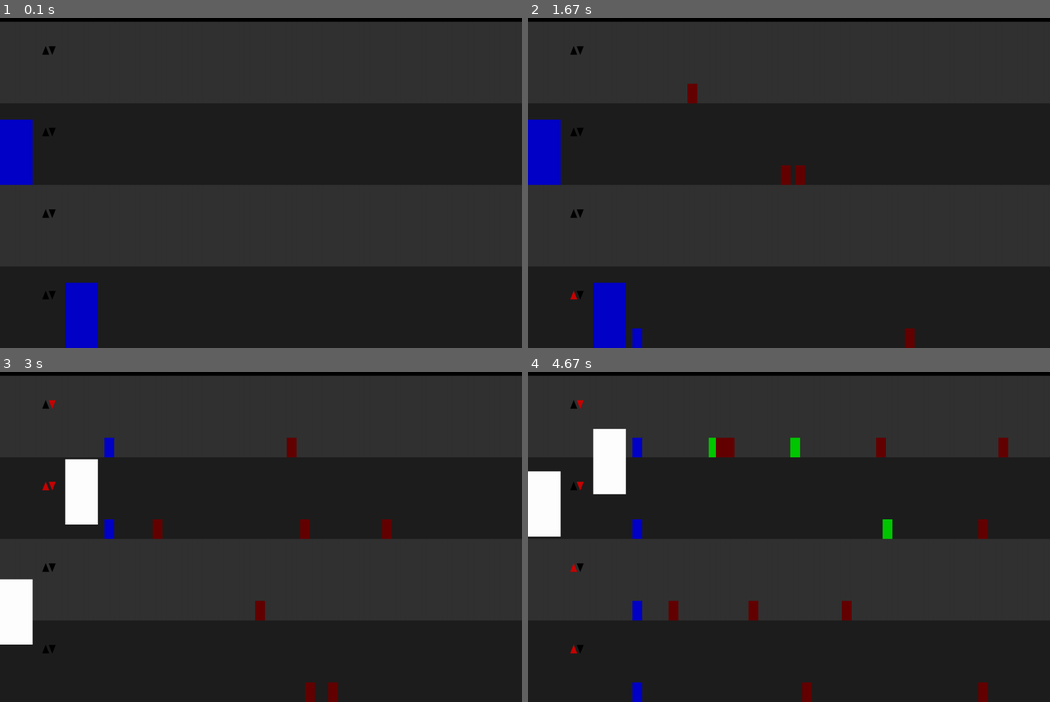
Above: before the commit, frames 1-4 (two rows, left to right).
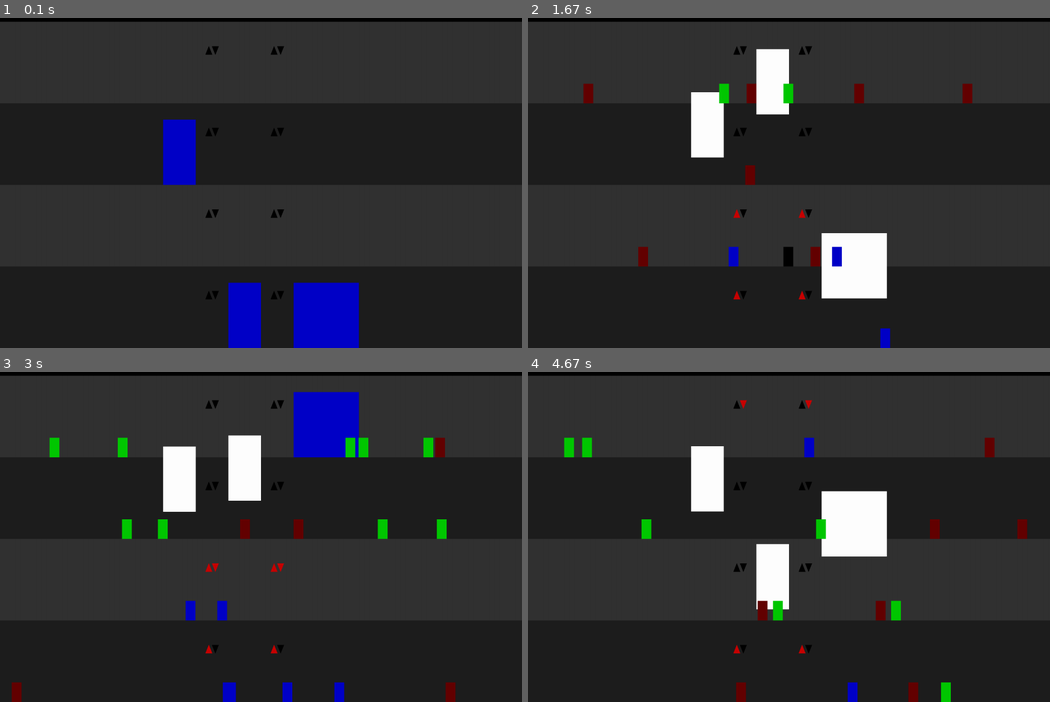
Above: after the commit, the same moments.

Repository: niklasdhein/EiP-Praktium-Aufzugssimulation
Game: pygame game, started from simulation.py
Same seed, same stepped clock (60 frames per second), same inputs: the game is played once before the commit and once after it.
Inputs:
- Up to frame 1 (0.1 s): no input
- Up to frame 2 (1.67 s): no input
- Up to frame 3 (3 s): no input
- Up to frame 4 (4.67 s): no input

The runs differ from the first frame. In frame 1, 7.9% of the frame differs, in the area x 0-69%, y 8-100%; in frame 2, 9.7%; in frame 3, 11%; in frame 4, 11%, in the area x 0-96%, y 8-100%.

Commit message:
aufzüge zentriert und passagiermovement realistischer

Diff:
--- a/elevator.py
+++ b/elevator.py
@@ -19,6 +19,8 @@
         self.queue = []             # tracks the target levels
         self.target_level = None    # tracks the level travelling to
         self.target_y = None        # target y coordinate
+
+        self.waittime = 8           # seconds of doors opened
 
         self.graphics = None        # stores the pygame object like rect, sprite, ..
 
@@ -55,7 +57,8 @@
             passengers_that_remain = []
             for passenger in self.passengers:
                 if self.target_level == passenger.target_level:     # kick out passengers at target
-                    passenger.leave_elevator(self.elevator_controller.building.width, self.target_level)
+                    building_width = self.elevator_controller.building.width
+                    passenger.leave_elevator(-30 if random.random() <= 0.5 else building_width, self.target_level)
                 else:
                     passengers_that_remain.append(passenger)
             self.passengers = passengers_that_remain    # update the passengers
--- a/elevator_controller.py
+++ b/elevator_controller.py
@@ -76,6 +76,11 @@
 
             self.elevators.append(random_elevator)
 
+        # for keeping things pretty, center all elevators
+        start_x = (self.building.width - self.get_total_elevators_width()) // 2
+        for elevator in self.elevators:
+            elevator.graphics.x += start_x
+
     def try_to_send_elevator_to_call(self) -> None:
         # handle which elevator travels to which floor
         for call_up_level in self.elevator_calls["up"]:
--- a/passenger.py
+++ b/passenger.py
@@ -16,38 +16,40 @@
 
         self.patience = patience
 
-        self.walk_target_x = self.current_level.building.elevator_controller.get_total_elevators_width() + 20
+        self.walk_target_x = None
         self.walk_speed = walk_speed
-        self.walk_direction = -1
+        self.walk_direction = 0
 
         self.states = {
             "elevator_called": False,
             "annoyed": False,
             "in_elevator": False,
             "using_staircase": False,
-            "walking": True
+            "walking": False
         }
 
         self.graphics = pygame.Rect(
-            random.randint(self.current_level.building.width // 2, self.current_level.building.width * 2),
+            -30 if random.random() <= 0.5 else self.current_level.building.width,
             self.current_level.building.bottom_y - self.current_level.level * self.current_level.background_gfx.height - 60,
             30,
             60
             )
 
+        # spawn each passenger with target to walk towards elevators
+        screen_center_x = self.current_level.building.width // 2
+        half_total_elevators_width = self.current_level.building.elevator_controller.get_total_elevators_width() // 2
+        target_x = random.randint(screen_center_x - half_total_elevators_width, screen_center_x + half_total_elevators_width)
+        self.set_target(target_x=target_x)
+
     def leave_elevator(self, target_x: int, new_level: Level) -> None:
         self.states["in_elevator"] = False
-        self.states["walking"] = True
-
         self.current_level = new_level
         new_level.passengers.append(self)
-
         self.graphics.y = self.current_level.background_gfx.y + self.current_level.background_gfx.height - 60
         self.graphics.width = 30
         self.graphics.height = 60
 
-        self.walk_target_x = target_x
-        self.walk_direction = 1
+        self.set_target(target_x=target_x)
 
     def enter_elevator(self) -> None:
         self.current_level.remove_passenger_from_level(self)
--- a/simulation.py
+++ b/simulation.py
@@ -19,13 +19,13 @@
 # === simulation method(s) ===
 
 def start_simulation(
-    elevator_count: int=2,
+    elevator_count: int=3,
     level_count: int=4,
     big_elevator_spawn_probability: float=0.3,
     elevator_mode: str="algorithm",     # algorithm, random, pingpong
     passenger_spawn_chance: float=1,    # probability / second
     passenger_patience: int=25,         # seconds
-    speed_multiplier: int=5,
+    speed_multiplier: int=10,
     simulation_time: int=60           #seconds
     ) -> None:
 
@@ -99,7 +99,10 @@
 
         # draw each level
         for i in range(len(building.levels)):
+            # level background
             pygame.draw.rect(screen, (30, 30, 30) if i % 2 == 0 else (50, 50, 50), building.levels[i].background_gfx)
+
+            # up / down call buttons
             for elevator in elevator_controller.elevators[:-1]:
                 pygame.draw.polygon(screen,
                 (0, 0, 0) if not building.levels[i].up_pressed else (200, 0, 0),
@@ -150,6 +153,8 @@
         pygame.display.flip()
     pygame.quit()
 
+    print(f"simulation exited. {time_elapsed:.3f}s elapsed.")
+
 
 # check if running as main
 if __name__ == "__main__":
